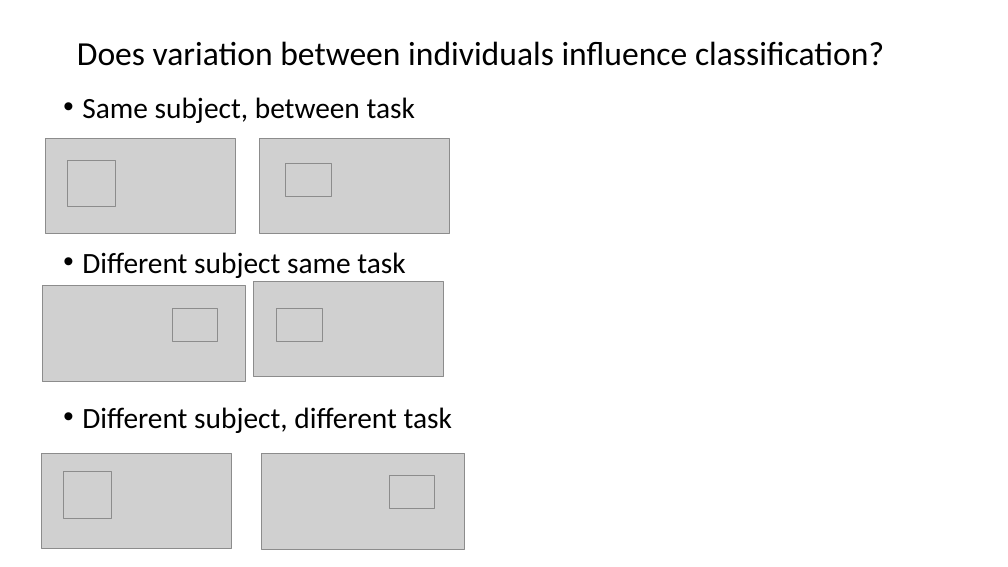
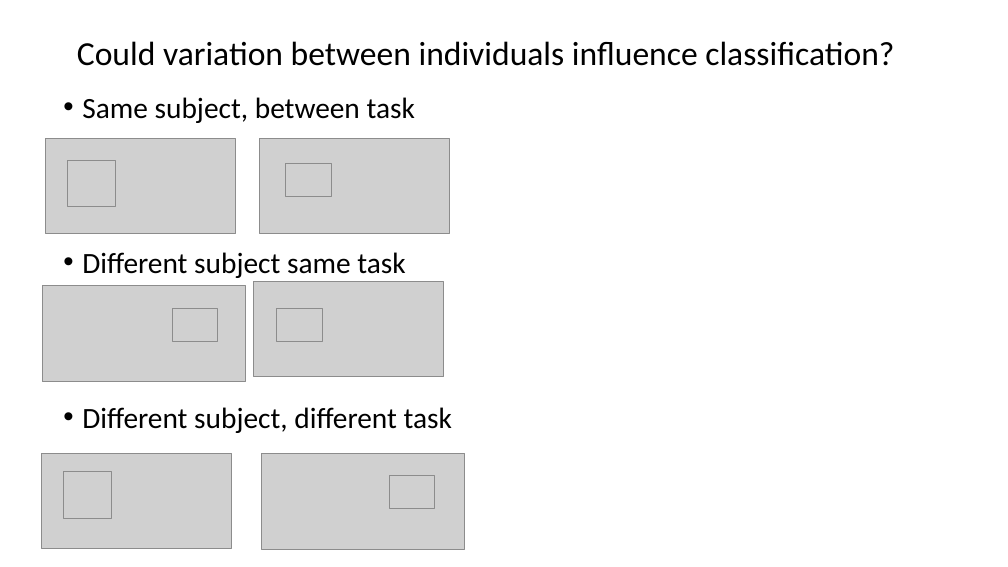
Before and after one commit to GrattonLab/MSC_Alexis, a slide deck: slide 2 of analysis/output/mL/presentation/updated_mL.pptx. Drawn at 1008x567 pixels with LibreOffice and Linux fonts; fonts in the diff are those of the drawing; grey boxes stand for pictures. Boxes give left, top, right and bottom in pixels: in the first picture for what was removed or moved away, otherwise in the second. Text is boxed around its words. In the diff, an @@ line names an element or a change of style, - is before the commit and + after.

Commit message:
presentation updated

```diff
--- a/analysis/output/mL/presentation/updated_mL.pptx
+++ b/analysis/output/mL/presentation/updated_mL.pptx
@@ title at (x1=77, y1=41, x2=894, y2=66): text changed @@
-Does variation between individuals influence classification?
+Could variation between individuals influence classification?
```
Also in this commit, not shown: 1 other file.
